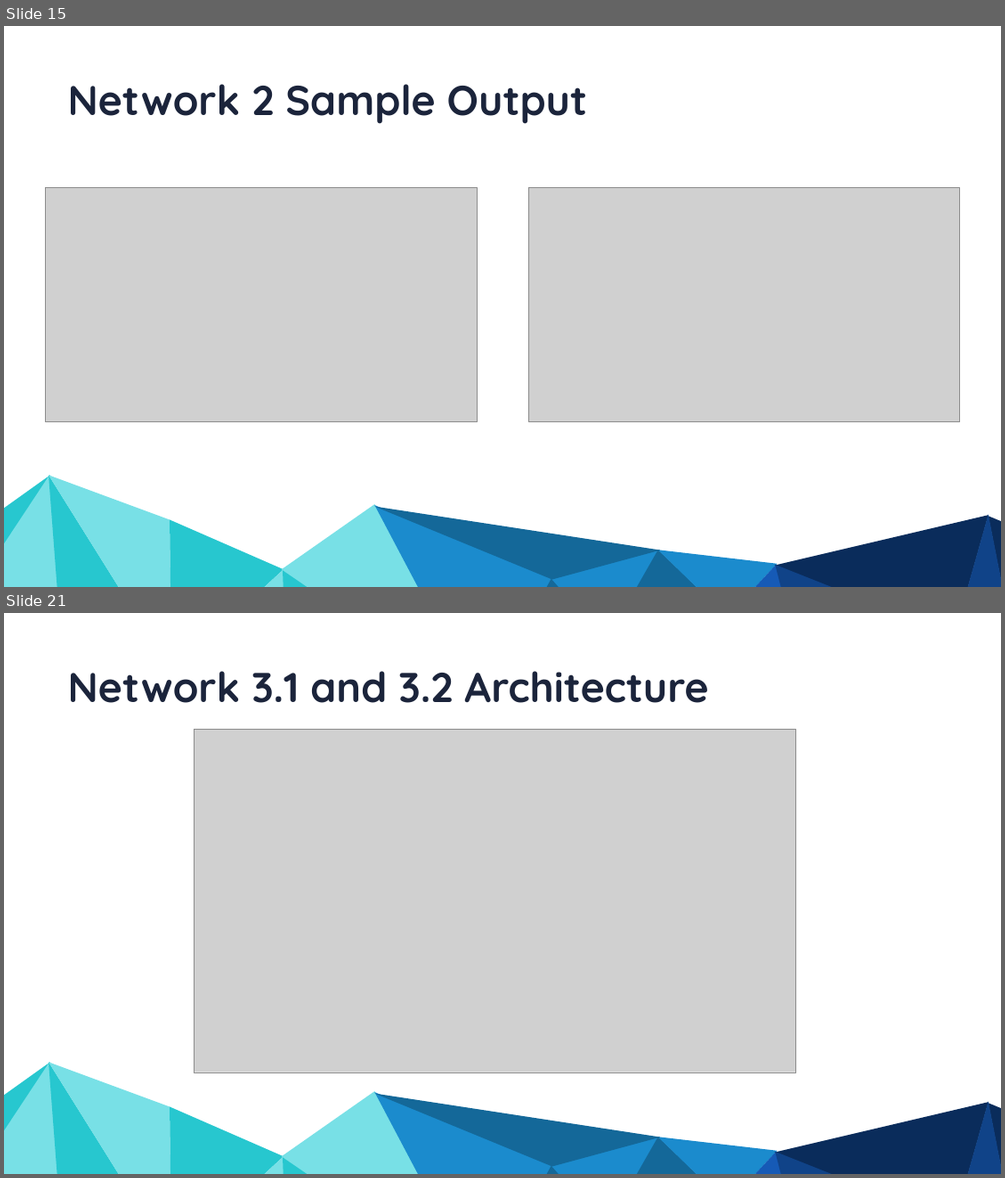
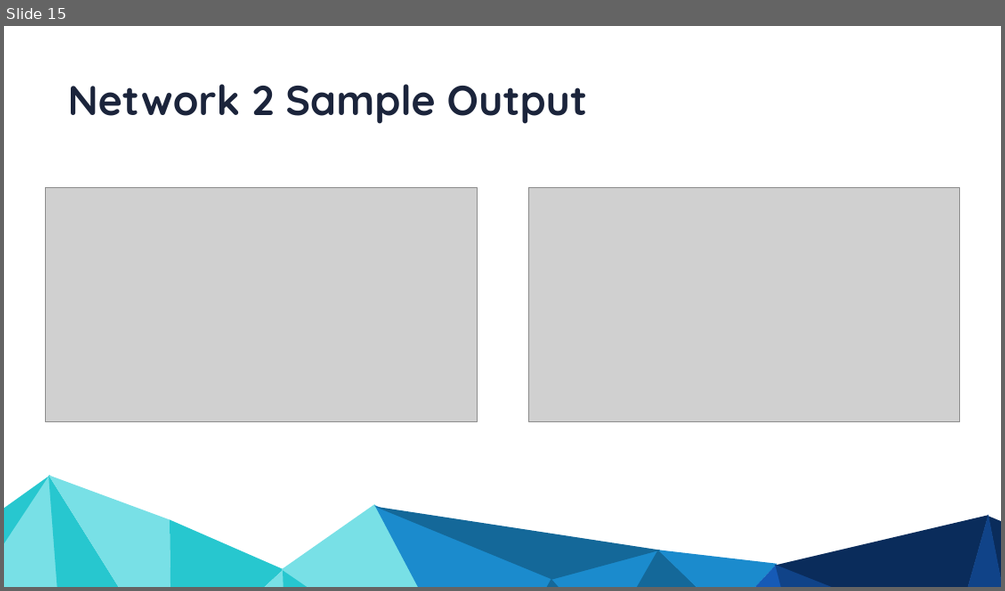
Before and after one commit to NasirKhalid24/Vancouver-Crime-Prediction, a slide deck: Final Presentation.pptx. Shown one above the other, each under a label of ours: slides 15 and 21 before the commit, slide 15 after it; the slides between them are not shown. The pictures are 1005x1178 and 1005x591 pixels, drawn with LibreOffice and Linux fonts; fonts in the diff are those of the drawing; grey boxes stand for pictures. Boxes give left, top, right and bottom in pixels: in the first picture for what was removed or moved away, otherwise in the second. Text is boxed around its words. In the diff, an @@ line names an element or a change of style, - is before the commit and + after.

```diff
--- a/Final Presentation.pptx
+++ b/Final Presentation.pptx
@@ slide 21 removed at (4, 613, 1001, 1174), background #FFFFFF; not listed: 19 template elements that a slide beside it also shows @@
@@ text removed at (68, 671, 708, 703) @@
-Network 3.1 and 3.2 Architecture
@@ picture removed at (194, 730, 795, 1072) @@
```
Also in this commit, not shown: 1 slide changed, 13 other slides removed.
